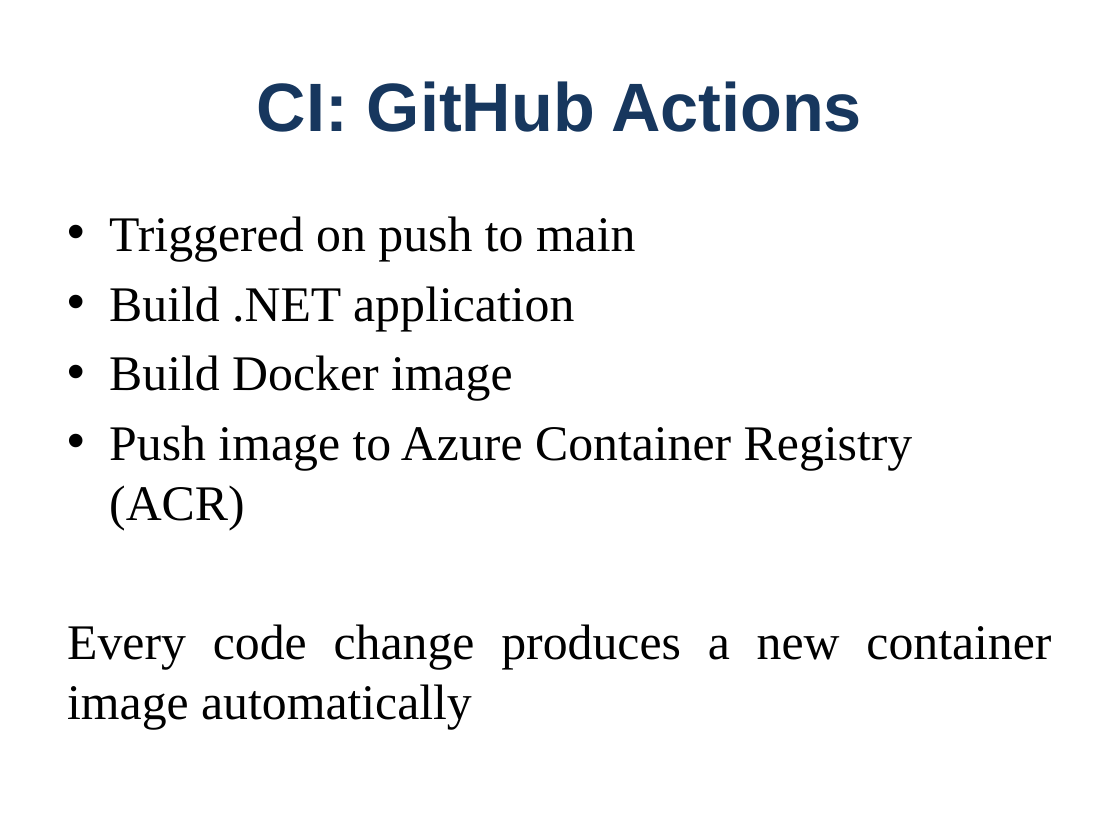
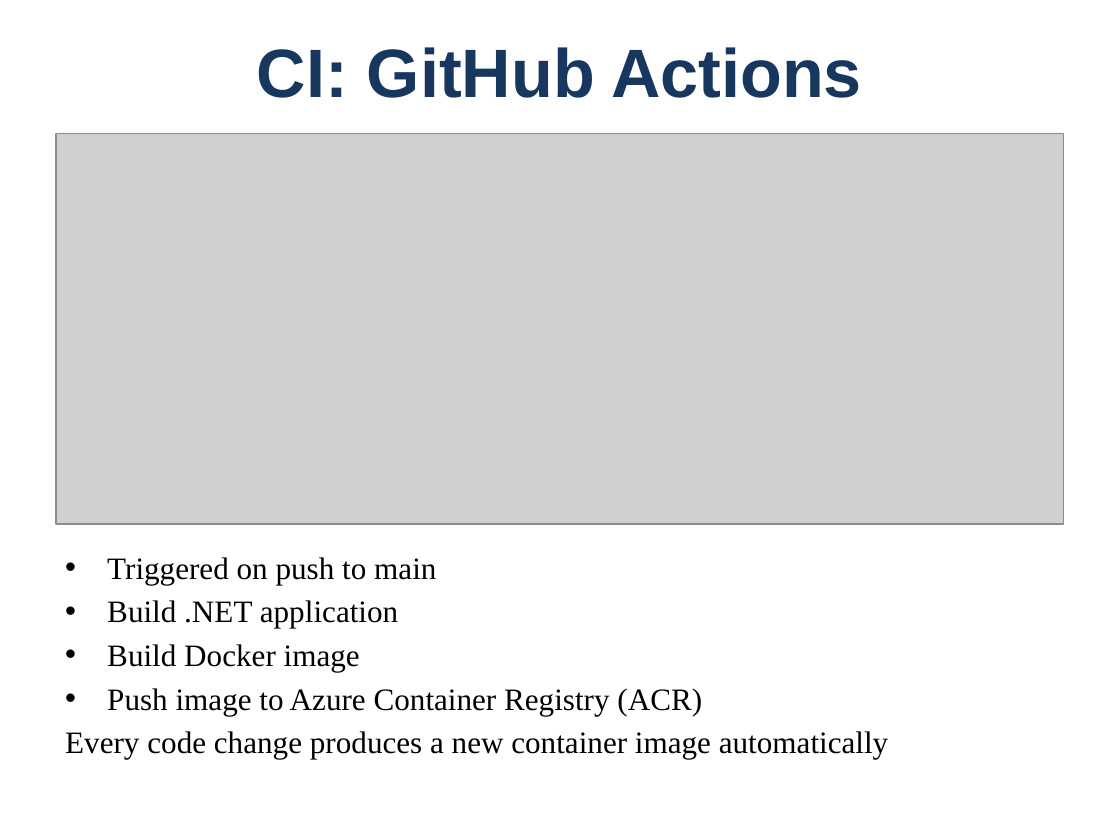
Before and after one commit to ajibade-lab/WalureProject, a slide deck: slide 8 of docs/Ajibade_DevOps_Project.pptx (slide 7 before the commit). Drawn at 1120x840 pixels with LibreOffice and Linux fonts; fonts in the diff are those of the drawing; grey boxes stand for pictures. Boxes give left, top, right and bottom in pixels: in the first picture for what was removed or moved away, otherwise in the second. Text is boxed around its words. In the diff, an @@ line names an element or a change of style, - is before the commit and + after.

```diff
--- a/docs/Ajibade_DevOps_Project.pptx
+++ b/docs/Ajibade_DevOps_Project.pptx
@@ title "CI: GitHub Actions": place and size @@
-title "CI: GitHub Actions" at box(257, 81, 862, 132)
+title "CI: GitHub Actions" at box(257, 47, 862, 98)
@@ picture added at box(56, 133, 1064, 524) @@
@@ text "Triggered on push to main": place and size @@
-text "Triggered on push to main" at box(67, 216, 1051, 729)
+text "Triggered on push to main" at box(65, 557, 888, 759)
@@ text "Triggered on push to main" at box(65, 557, 888, 759): size 32 to 20 pt; less space between paragraphs @@
```
Also in this commit, not shown: 7 other slides changed, 5 slides added, 2 slides removed.
